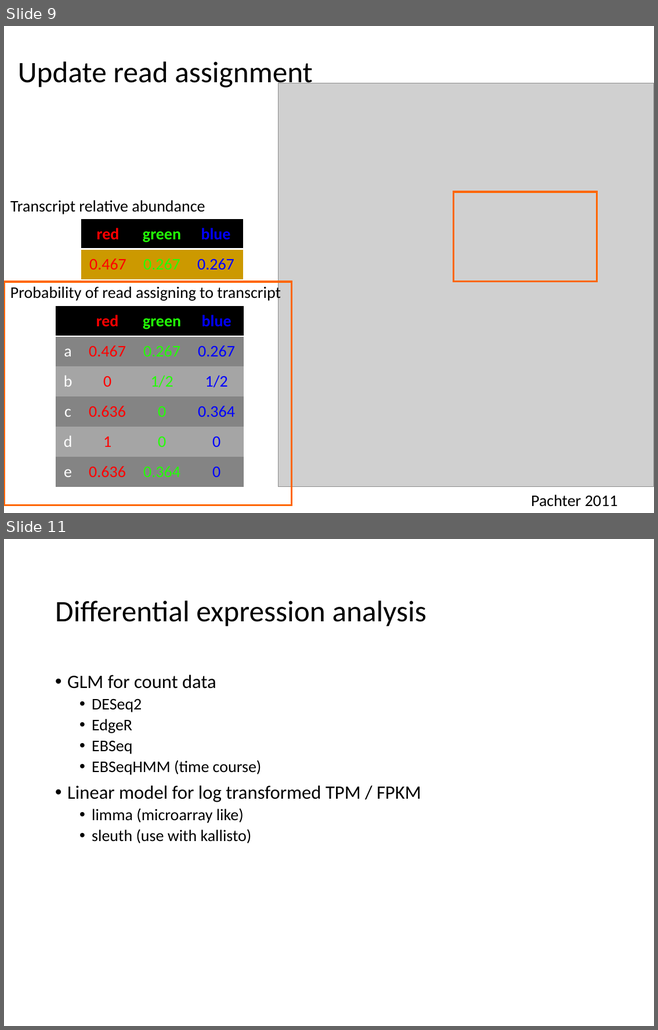
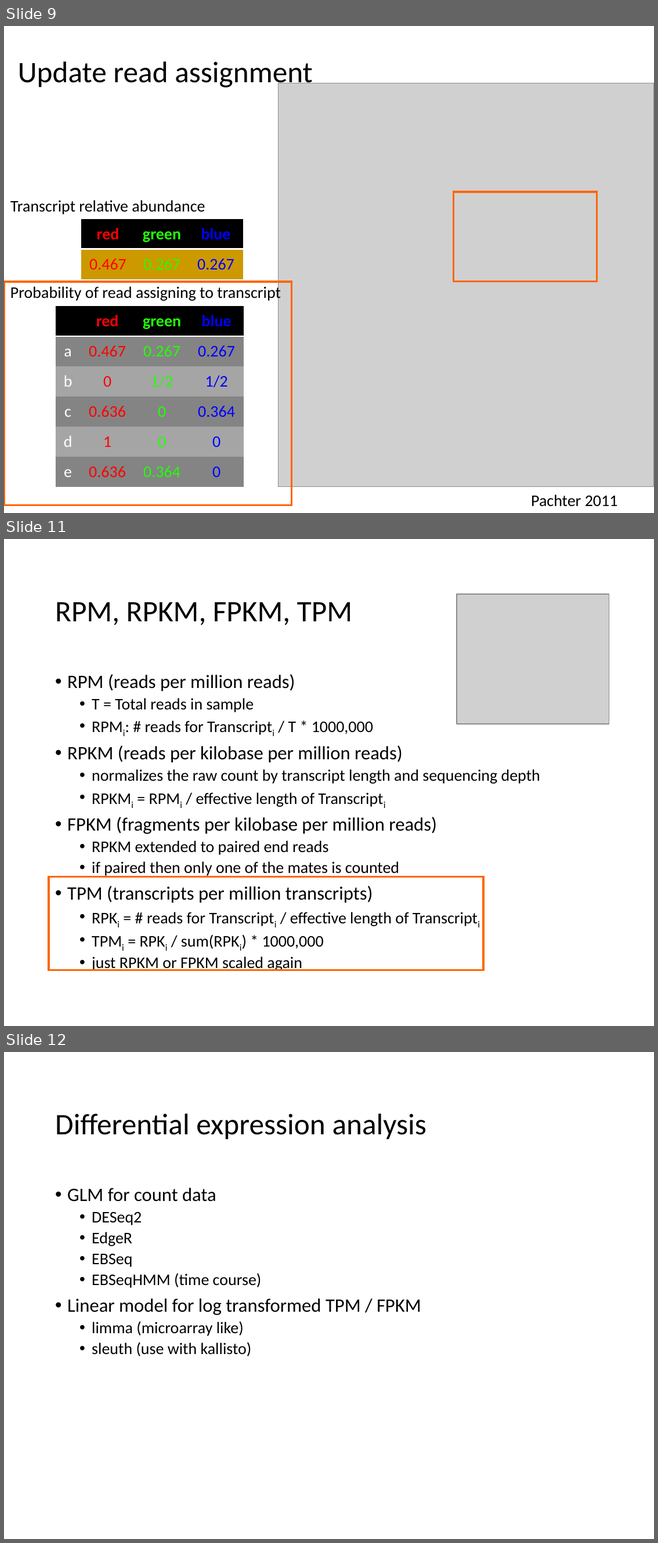
Before and after one commit to Yue-Jiang/achems, a slide deck: rnaseq_workshop.pptx. Shown one above the other, each under a label of ours: slides 9 and 11 before the commit, slides 9, 11 and 12 after it; the slides between them are not shown. The pictures are 658x1030 and 658x1543 pixels, drawn with LibreOffice and Linux fonts; fonts in the diff are those of the drawing; grey boxes stand for pictures. Boxes give left, top, right and bottom in pixels: in the first picture for what was removed or moved away, otherwise in the second. Text is boxed around its words. In the diff, an @@ line names an element or a change of style, - is before the commit and + after.

```diff
--- a/rnaseq_workshop.pptx
+++ b/rnaseq_workshop.pptx
@@ slide 11 added at [4,539,654,1026], background #FFFFFF @@
@@ title added at [55,602,352,625], 33 pt, text #000000 @@
+RPM, RPKM, FPKM, TPM
@@ picture added at [456,594,609,724] @@
@@ text added at [67,674,540,971], 18 pt, text #000000 @@
+• RPM (reads per million reads)
+  • T = Total reads in sample
+  • RPMi: # reads for Transcripti / T * 1000,000
+• RPKM (reads per kilobase per million reads)
+  • normalizes the raw count by transcript length and sequencing depth
+  • RPKMi = RPMi / effective length of Transcripti
+• FPKM (fragments per kilobase per million reads)
+  • RPKM extended to paired end reads
+  • if paired then only one of the mates is counted
+• TPM (transcripts per million transcripts)
+  • RPKi = # reads for Transcripti / effective length of Transcripti
+  • TPMi = RPKi / sum(RPKi) * 1000,000
+  • just RPKM or FPKM scaled again
@@ rectangle added at [49,877,484,970], outline #FF6600 2.25 pt @@
@@ what was slide 11 is now slide 12 @@
```
Also in this commit, not shown: 2 slides changed.
